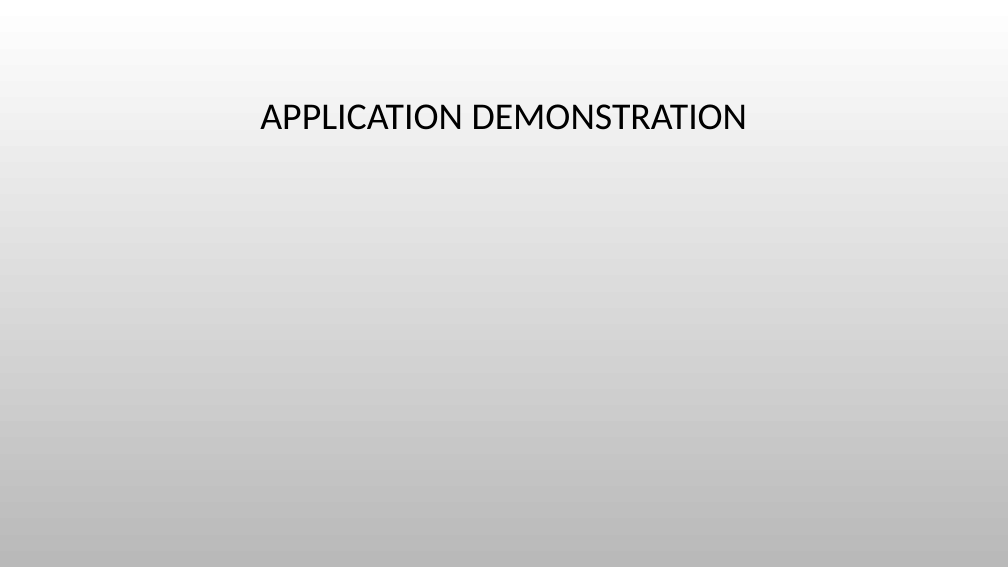
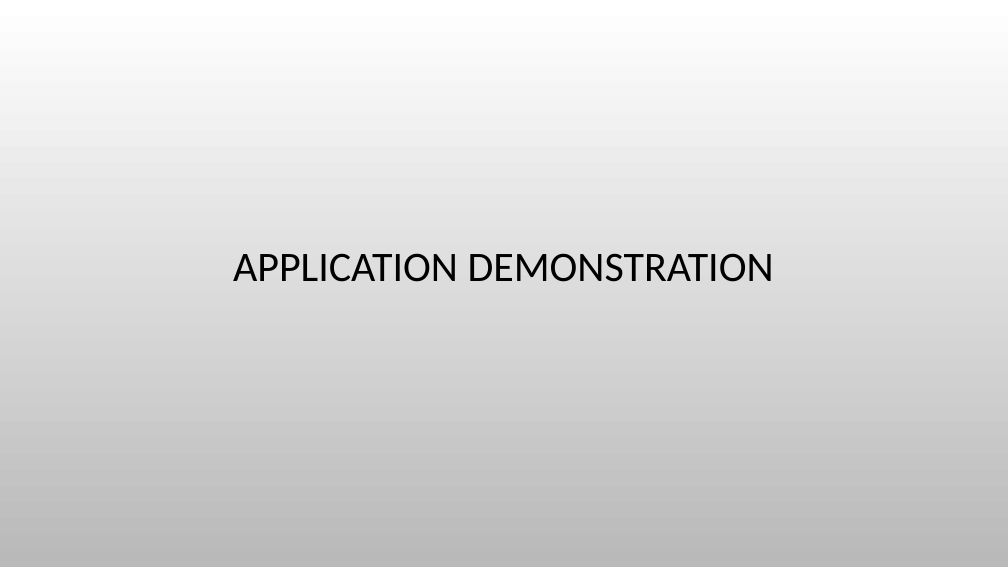
Before and after one commit to chenghao1983/9EA0F9C3-119A-4D20-9D56-E444CBEC5925_Active_Learning_Group4, a slide deck: slide 8 of Doc/Active_Learning_Group4_Presentation.pptx (slide 7 before the commit). Drawn at 1008x567 pixels with LibreOffice and Linux fonts; fonts in the diff are those of the drawing; background and template pictures are left out. Boxes give left, top, right and bottom in pixels: in the first picture for what was removed or moved away, otherwise in the second. Text is boxed around its words. In the diff, an @@ line names an element or a change of style, - is before the commit and + after.

```diff
--- a/Doc/Active_Learning_Group4_Presentation.pptx
+++ b/Doc/Active_Learning_Group4_Presentation.pptx
@@ title "APPLICATION DEMONSTRATION" moved from (x1=260, y1=104, x2=748, y2=130) to (x1=233, y1=253, x2=774, y2=282) @@
@@ title "APPLICATION DEMONSTRATION" at (x1=233, y1=253, x2=774, y2=282): size 36 to 40 pt; vertical alignment middle to bottom @@
```
Also in this commit, not shown: 1 other slide changed, 1 slide added.
